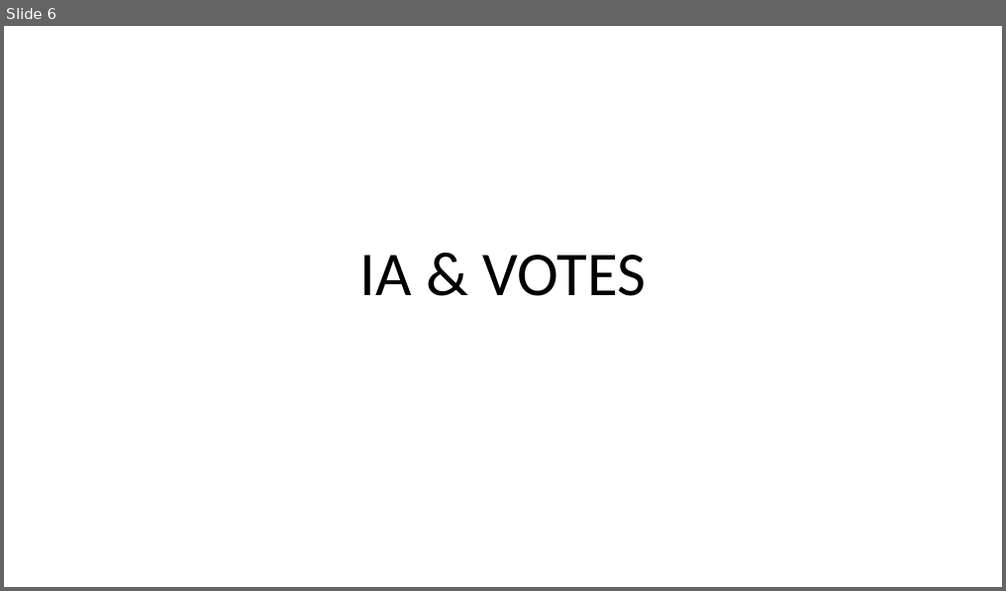
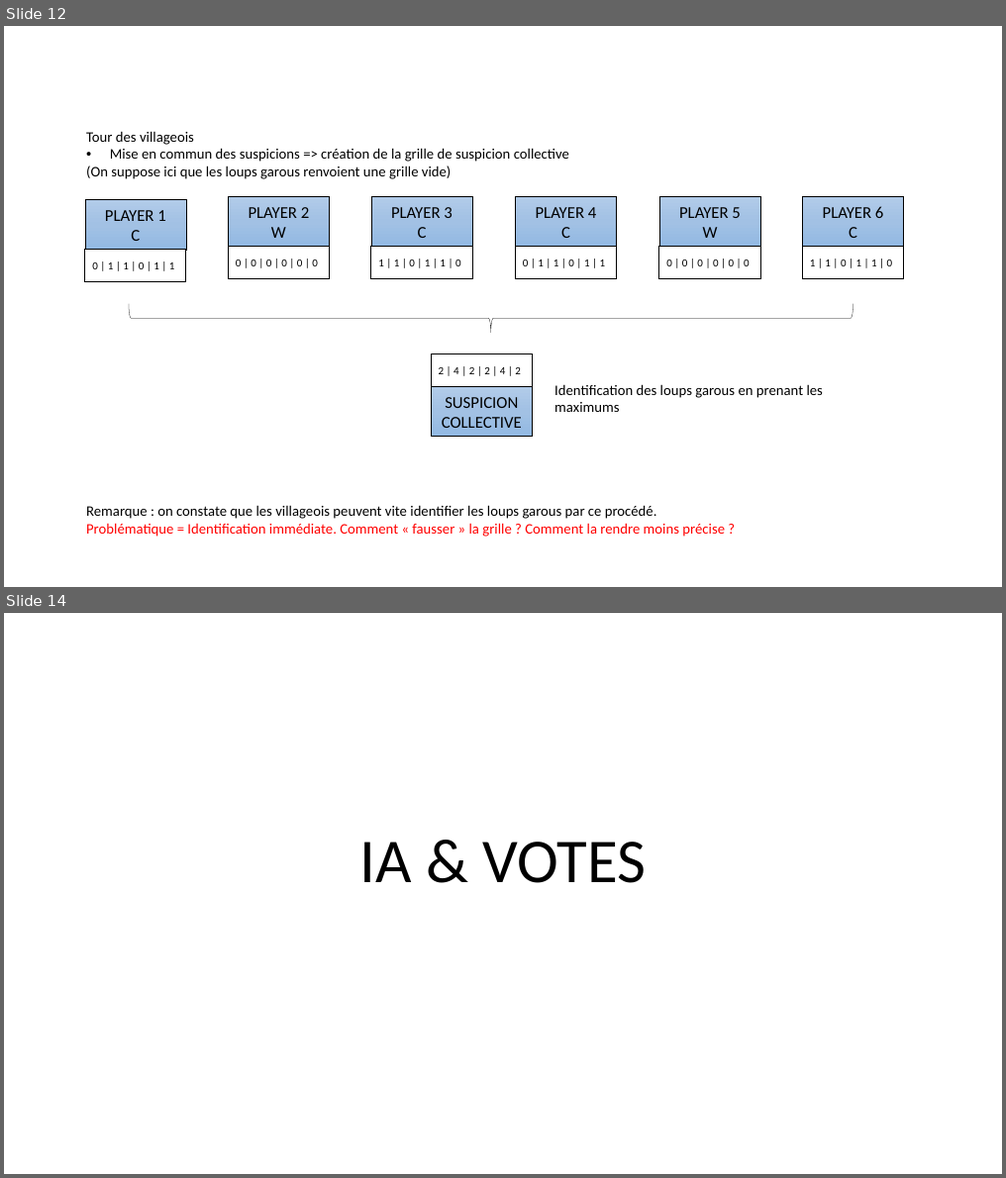
Before and after one commit to konamdav/Loup-Garou, a slide deck: README.pptx. Shown one above the other, each under a label of ours: slide 6 before the commit, slides 12 and 14 after it; the slides between them are not shown. The pictures are 1006x591 and 1006x1178 pixels, drawn with LibreOffice and Linux fonts; fonts in the diff are those of the drawing. Boxes give left, top, right and bottom in pixels: in the first picture for what was removed or moved away, otherwise in the second. Text is boxed around its words. In the diff, an @@ line names an element or a change of style, - is before the commit and + after.

```diff
--- a/README.pptx
+++ b/README.pptx
@@ slide 12 added at box(4, 26, 1002, 587), background #FFFFFF @@
@@ text added at box(86, 131, 569, 179), 14 pt, text #000000 @@
+Tour des villageois
+• Mise en commun des suspicions => création de la grille de suspicion collective
+(On suppose ici que les loups garous renvoient une grille vide)
@@ rectangle added at box(85, 199, 186, 250), fill gradient #B1CBE9 to #A3C1E5 to #93B9E4, outline #000000 0.5 pt, 16 pt, text #000000 @@
+PLAYER 1
+C
@@ rectangle added at box(228, 196, 329, 247), fill gradient #B1CBE9 to #A3C1E5 to #93B9E4, outline #000000 0.5 pt, 16 pt, text #000000 @@
+PLAYER 2
+W
@@ rectangle added at box(371, 196, 472, 247), fill gradient #B1CBE9 to #A3C1E5 to #93B9E4, outline #000000 0.5 pt, 16 pt, text #000000 @@
+PLAYER 3
+C
@@ rectangle added at box(515, 196, 617, 247), fill gradient #B1CBE9 to #A3C1E5 to #93B9E4, outline #000000 0.5 pt, 16 pt, text #000000 @@
+PLAYER 4
+C
@@ rectangle added at box(659, 196, 761, 247), fill gradient #B1CBE9 to #A3C1E5 to #93B9E4, outline #000000 0.5 pt, 16 pt, text #000000 @@
+PLAYER 5
+W
@@ rectangle added at box(803, 196, 904, 247), fill gradient #B1CBE9 to #A3C1E5 to #93B9E4, outline #000000 0.5 pt, 16 pt, text #000000 @@
+PLAYER 6
+C
@@ rectangle added at box(85, 250, 186, 282), fill #FFFFFF, outline #000000 1 pt, 10.5 pt, text #000000 @@
+0 | 1 | 1 | 0 | 1 | 1
@@ rectangle added at box(228, 247, 329, 279), fill #FFFFFF, outline #000000 1 pt, 10.5 pt, text #000000 @@
+0 | 0 | 0 | 0 | 0 | 0
@@ rectangle added at box(371, 247, 472, 279), fill #FFFFFF, outline #000000 1 pt, 10.5 pt, text #000000 @@
+1 | 1 | 0 | 1 | 1 | 0
@@ rectangle added at box(515, 247, 617, 279), fill #FFFFFF, outline #000000 1 pt, 10.5 pt, text #000000 @@
+0 | 1 | 1 | 0 | 1 | 1
@@ rectangle added at box(659, 247, 761, 279), fill #FFFFFF, outline #000000 1 pt, 10.5 pt, text #000000 @@
+0 | 0 | 0 | 0 | 0 | 0
@@ rectangle added at box(803, 247, 904, 279), fill #FFFFFF, outline #000000 1 pt, 10.5 pt, text #000000 @@
+1 | 1 | 0 | 1 | 1 | 0
@@ right brace added at box(129, 304, 853, 333), outline #000000 0.25 pt @@
@@ rectangle added at box(431, 355, 532, 386), fill #FFFFFF, outline #000000 1 pt, 10.5 pt, text #000000 @@
+2 | 4 | 2 | 2 | 4 | 2
@@ rectangle added at box(431, 386, 532, 437), fill gradient #B1CBE9 to #A3C1E5 to #93B9E4, outline #000000 0.5 pt, 16 pt, text #000000 @@
+SUSPICION
+COLLECTIVE
@@ text added at box(554, 384, 823, 412), 14 pt, text #000000 @@
+Identification des loups garous en prenant les maximums
@@ text added at box(86, 505, 725, 537), 14 pt, text #FF0000 @@
+Remarque : on constate que les villageois peuvent vite identifier les loups garous par ce procédé.
+Problématique = Identification immédiate. Comment « fausser » la grille ? Comment la rendre moins précise ?
@@ what was slide 6 is now slide 14 @@
```
Also in this commit, not shown: 4 slides changed, 9 other slides added, 1 slide removed.
